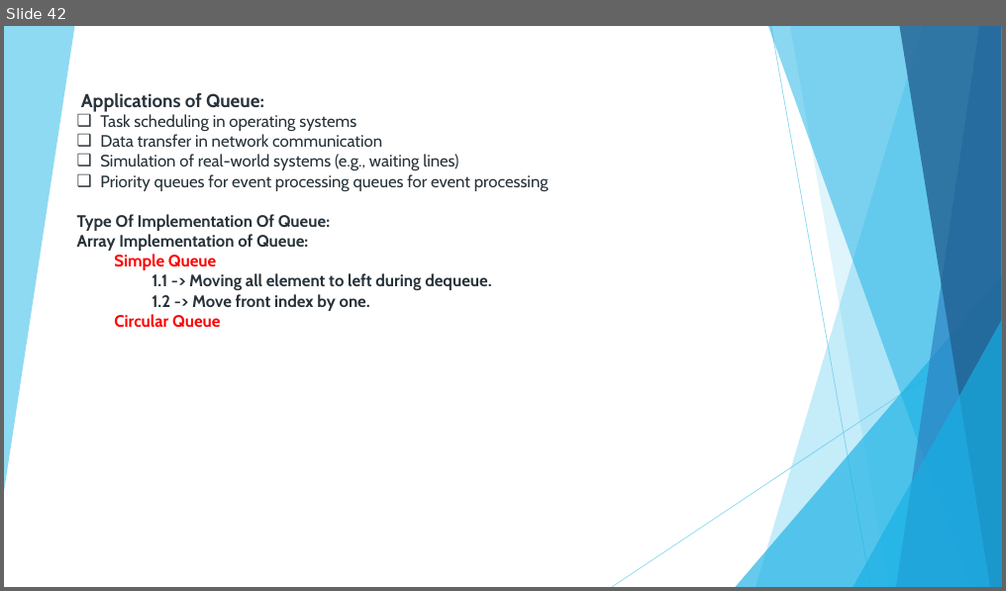
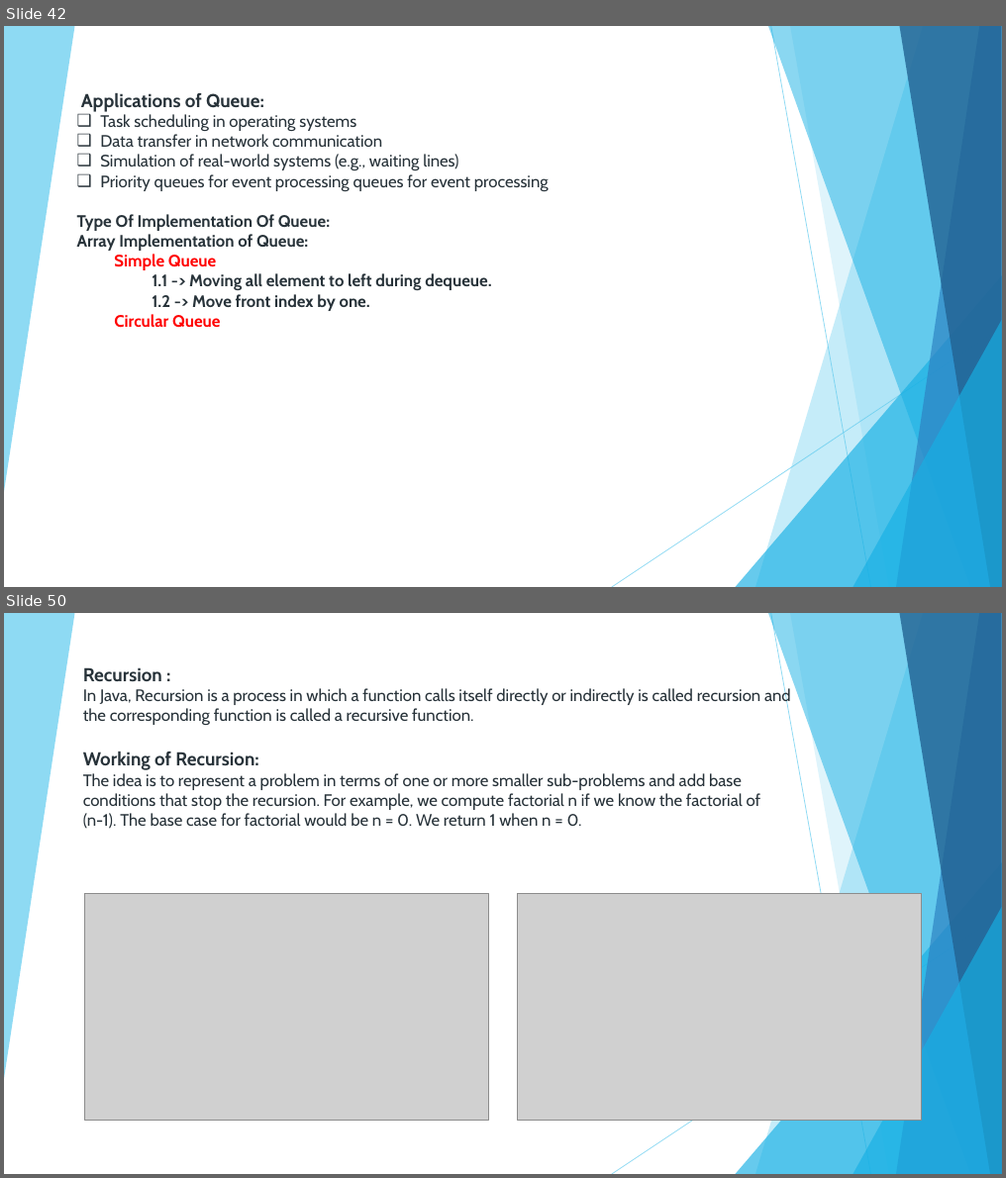
Before and after one commit to nandhakumargit/dsa, a slide deck: Notes/Data Structure and Algorithms.pptx. Shown one above the other, each under a label of ours: slide 42 before the commit, slides 42 and 50 after it; the slides between them are not shown. The pictures are 1006x591 and 1006x1178 pixels, drawn with LibreOffice and Linux fonts; fonts in the diff are those of the drawing; grey boxes stand for pictures. Boxes give left, top, right and bottom in pixels: in the first picture for what was removed or moved away, otherwise in the second. Text is boxed around its words. In the diff, an @@ line names an element or a change of style, - is before the commit and + after.

```diff
--- a/Notes/Data Structure and Algorithms.pptx
+++ b/Notes/Data Structure and Algorithms.pptx
@@ slide 50 added at [4, 613, 1002, 1174], background #FFFFFF; not listed: 10 template elements that a slide beside it also shows @@
@@ text added at [83, 667, 791, 829], 16 pt, text #273239 @@
+Recursion :
+In Java, Recursion is a process in which a function calls itself directly or indirectly is called recursion and the corresponding function is called a recursive function.
+Working of Recursion:
+The idea is to represent a problem in terms of one or more smaller sub-problems and add base conditions that stop the recursion. For example, we compute factorial n if we know the factorial of (n-1). The base case for factorial would be n = 0. We return 1 when n = 0.
@@ picture added at [85, 894, 489, 1121] @@
@@ picture added at [518, 894, 922, 1121] @@
```
Also in this commit, not shown: 10 other slides added, 18 other files.
